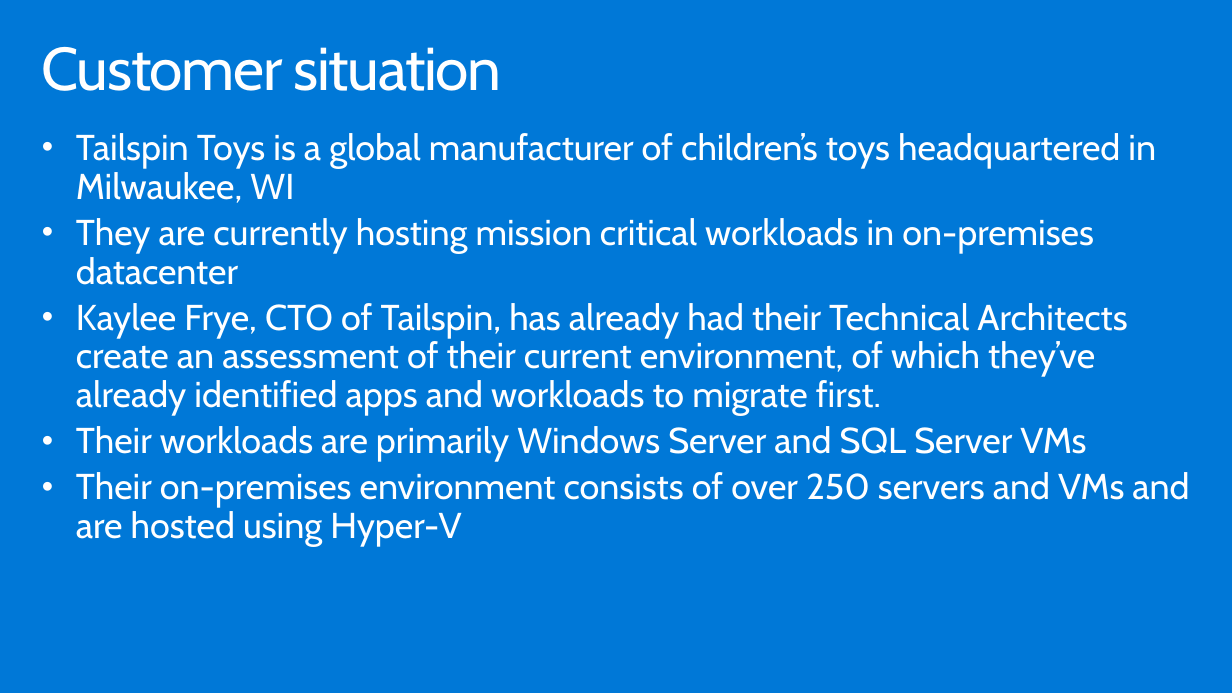
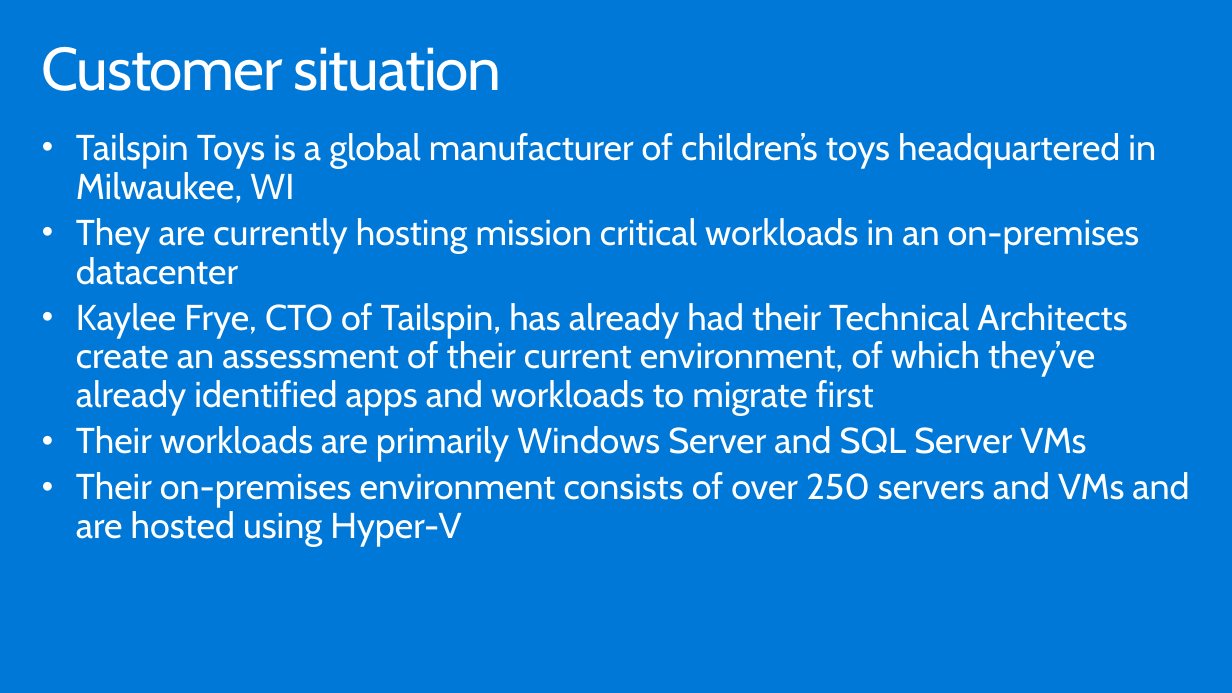
Before and after one commit to solliancenet/-Building-the-business-migration-case-with-Windows-Server-and-SQL-Server, a slide deck: slide 4 of Whiteboard design session/WDS trainer presentation - Building the business migration case with Windows Server and SQL Server.pptx. Drawn at 1232x693 pixels with LibreOffice and Linux fonts; fonts in the diff are those of the drawing. Boxes give left, top, right and bottom in pixels: in the first picture for what was removed or moved away, otherwise in the second. Text is boxed around its words. In the diff, an @@ line names an element or a change of style, - is before the commit and + after.

```diff
--- a/Whiteboard design session/WDS trainer presentation - Building the business migration case with Windows Server and SQL Server.pptx
+++ b/Whiteboard design session/WDS trainer presentation - Building the business migration case with Windows Server and SQL Server.pptx
@@ text at [76, 218, 1140, 416]: text changed @@
-• They are currently hosting mission critical workloads in on-premises datacenter
-• Kaylee Frye, CTO of Tailspin, has already had their Technical Architects create an assessment of their current environment, of which they’ve already identified apps and workloads to migrate first.
+• They are currently hosting mission critical workloads in an on-premises datacenter
+• Kaylee Frye, CTO of Tailspin, has already had their Technical Architects create an assessment of their current environment, of which they’ve already identified apps and workloads to migrate first
```
Also in this commit, not shown: 17 other slides changed, 3 slides added, 1 other file.
